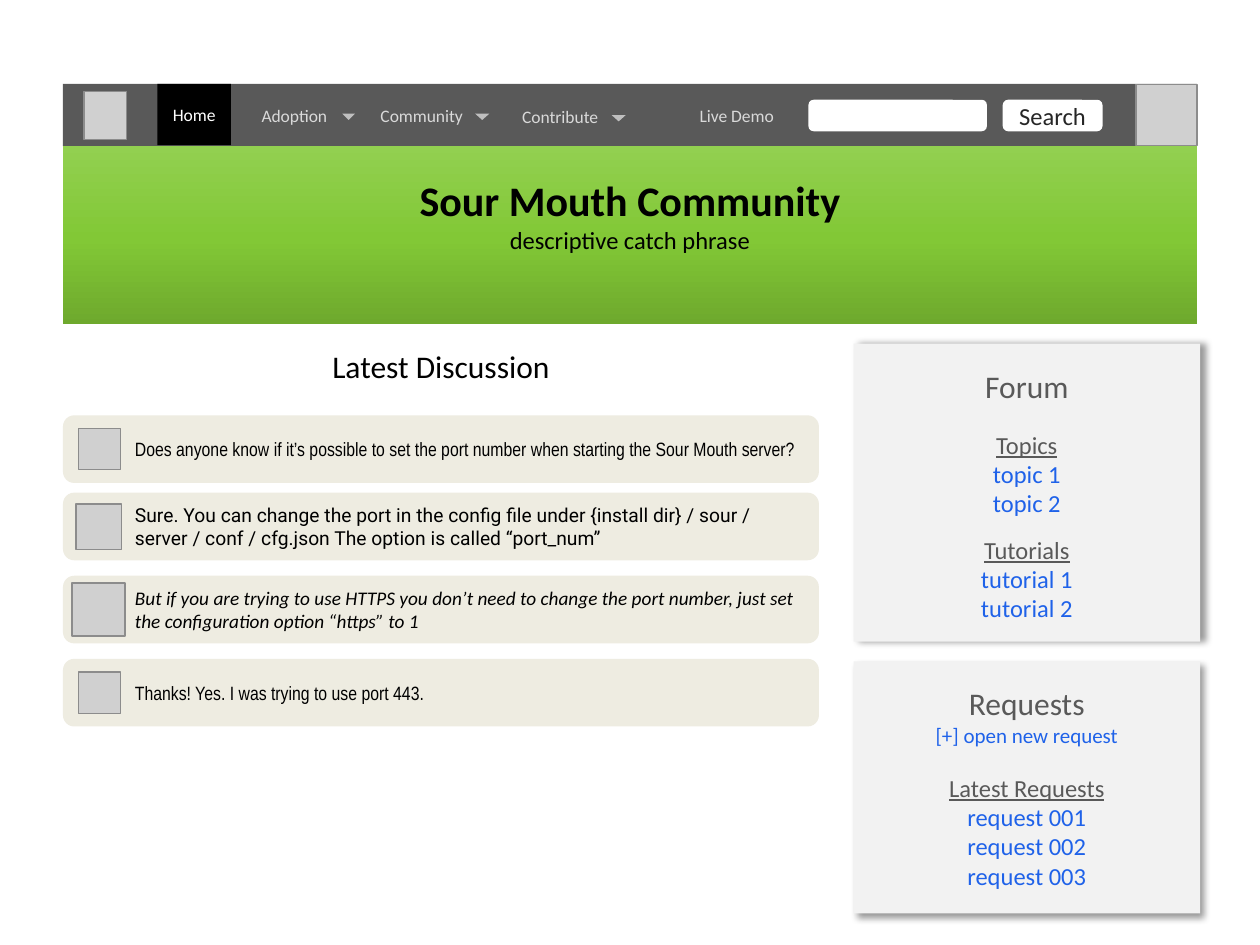
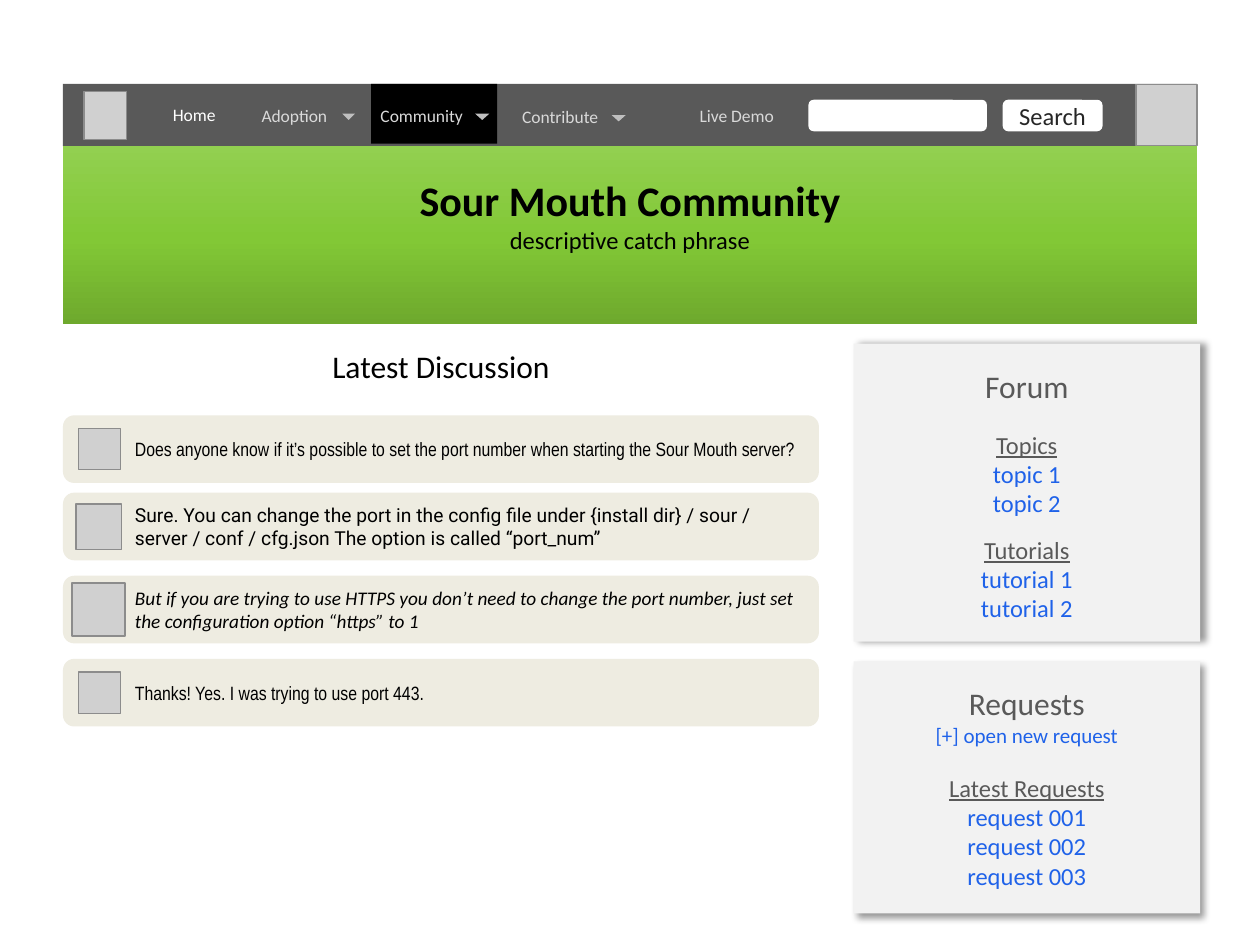
Before and after one commit to dsietz/open-source-model, a slide deck: slide 56 of Adopting the Open Source Model.pptx (slide 52 before the commit). Drawn at 1260x945 pixels with LibreOffice and Linux fonts; fonts in the diff are those of the drawing; grey boxes stand for pictures. Boxes give left, top, right and bottom in pixels: in the first picture for what was removed or moved away, otherwise in the second. Text is boxed around its words. In the diff, an @@ line names an element or a change of style, - is before the commit and + after.

```diff
--- a/Adopting the Open Source Model.pptx
+++ b/Adopting the Open Source Model.pptx
@@ text "Home": place and size @@
-text "Home" at bbox=[158, 84, 231, 146]
+text "Home" at bbox=[173, 110, 216, 121]
@@ text "Home" at bbox=[173, 110, 216, 121]: fill #000000 to none @@
@@ rectangle added at bbox=[372, 84, 498, 144], fill #000000 @@
```
Also in this commit, not shown: 2 other slides changed, 12 slides added, 1 slide removed.
